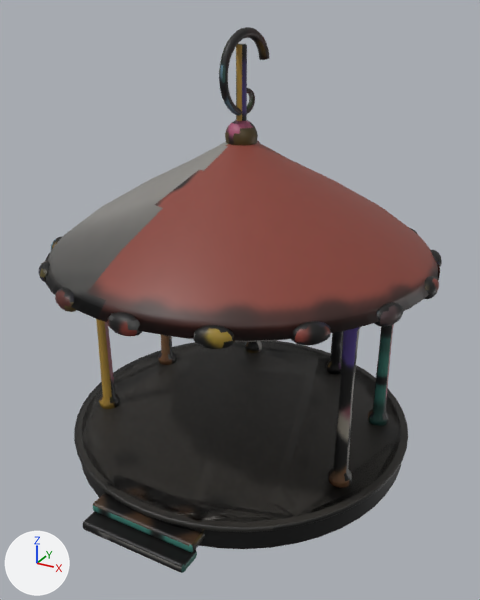
What one commit did to the FBX model Assets/Art/Environments/Hub/Bandstand.fbx.
The view is the same before and after, from a 50 mm lens placed at (4.33, -7.91, 6.32), pointed at (0.13, -0.27, 2.49). The lights are fixed; the arrows at lower left show +X, +Y and +Z. The older version comes first. Objects named as collision shapes, trigger or cutter boxes, shadow casters or lower levels of detail are left out. Where no turn or scale is listed for an object, it has been applied to the vertices.

Before the edit, the objects in view are built like this:
```python
me_base_001 = bpy.data.meshes.new('Base.001')
me_base_001.from_pydata(...)  # 4772 vertices, 4868 faces; spans x -2.8..2.8, y -2.92..2.8, z 0.0..6.09
me_base_001.materials.append(mat_m_hubprops)
ob_bandstand_body_lod0 = bpy.data.objects.new('Bandstand_Body_LOD0', me_base_001)
ob_bandstand_body_lod0.location = (0.0, 0.0, 0.0)
```
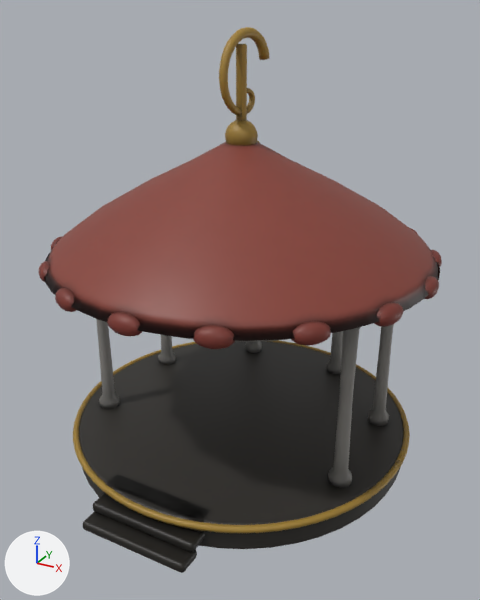
Patch to the scene script:
```diff
--- a/Assets/Art/Environments/Hub/Bandstand.fbx.py
+++ b/Assets/Art/Environments/Hub/Bandstand.fbx.py
@@ me_base_001 @@
 # used by ob_bandstand_body_lod0; location = (0.0, 0.0, 0.0)
-me_base_001.from_pydata(...)  # 4772 vertices, 4868 faces; spans x -2.8..2.8, y -2.92..2.8, z 0.0..6.09
+me_base_001.from_pydata(...)  # 5006 vertices, 5154 faces; spans x -2.8..2.8, y -2.92..2.8, z 0.0..6.09
+# me_base_001 part 1: the loose piece of 288 vertices spanning x -2.6..2.6, y -2.6..2.6, z 0.34..0.42 is rebuilt with 522 vertices and now spans x -2.62..2.62, y -2.62..2.62, z 0.33..0.43
+# me_base_001 part 2: 4611 kept faces spanning x -2.8..2.8, y -2.92..2.8, z 0.0..6.09 get new texture (UV) coordinates
 me_base_001.materials.append(mat_m_hubprops)
```

Boxes [x1, y1, x2, y2] around the edits, measured in the pictures (480 x 600 px):
part 1 of me_base_001, rebuilt: before [74, 341, 408, 532]; after [73, 340, 410, 533]
part 2 of me_base_001, surface changed: [39, 27, 442, 573] in both
